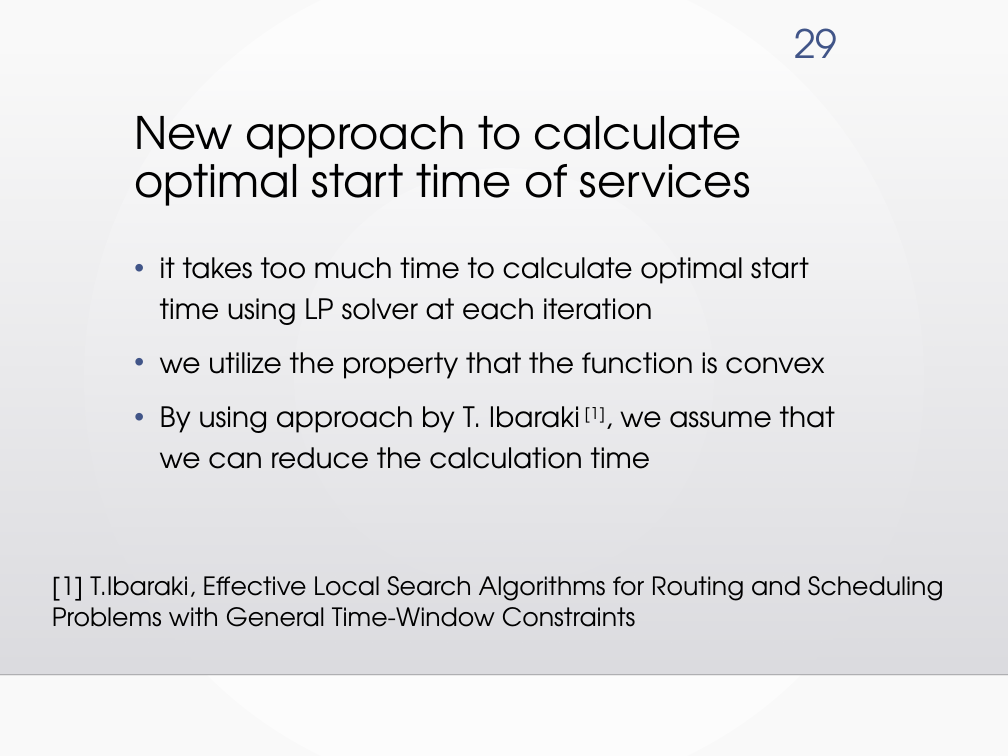
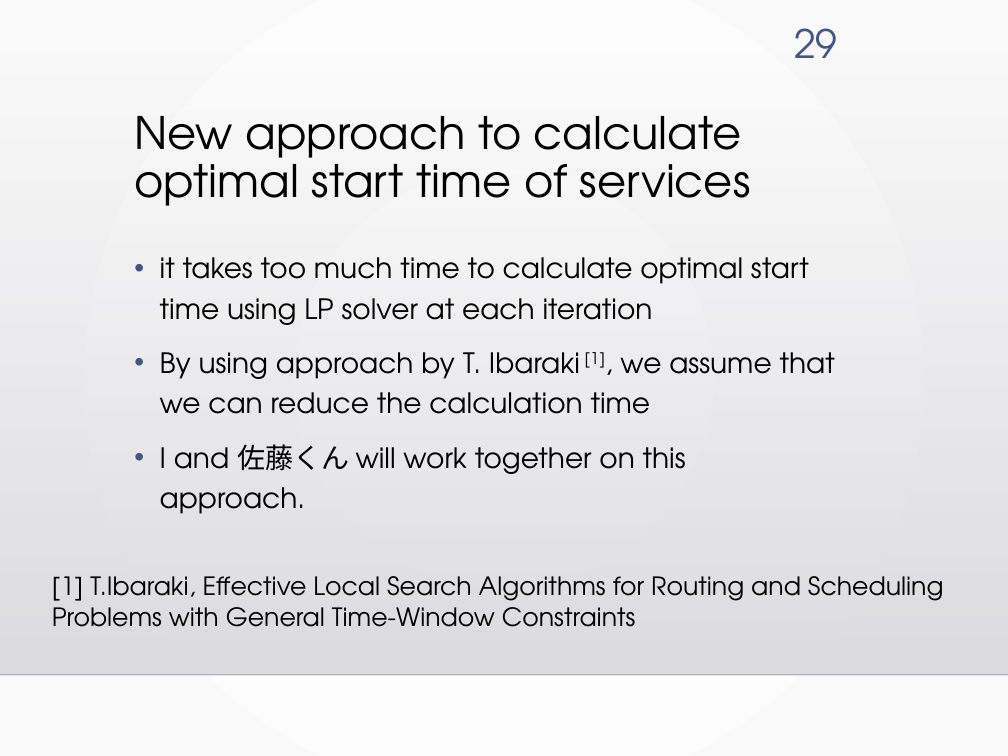
Before and after one commit to kotaro400/DARP, a slide deck: slide 29 of 中間発表_英語.pptx. Drawn at 1008x756 pixels with LibreOffice and Linux fonts; fonts in the diff are those of the drawing; background and template pictures are left out. Boxes give left, top, right and bottom in pixels: in the first picture for what was removed or moved away, otherwise in the second. Text is boxed around its words. In the diff, an @@ line names an element or a change of style, - is before the commit and + after.

```diff
--- a/中間発表_英語.pptx
+++ b/中間発表_英語.pptx
@@ text at bbox=[160, 352, 824, 379]: paragraph removed @@
-• we utilize the property that the function is convex
@@ text at bbox=[160, 444, 686, 514]: paragraph added @@
+• I and 佐藤くん will work together on this approach.
```
Also in this commit, not shown: 1 other slide changed.
